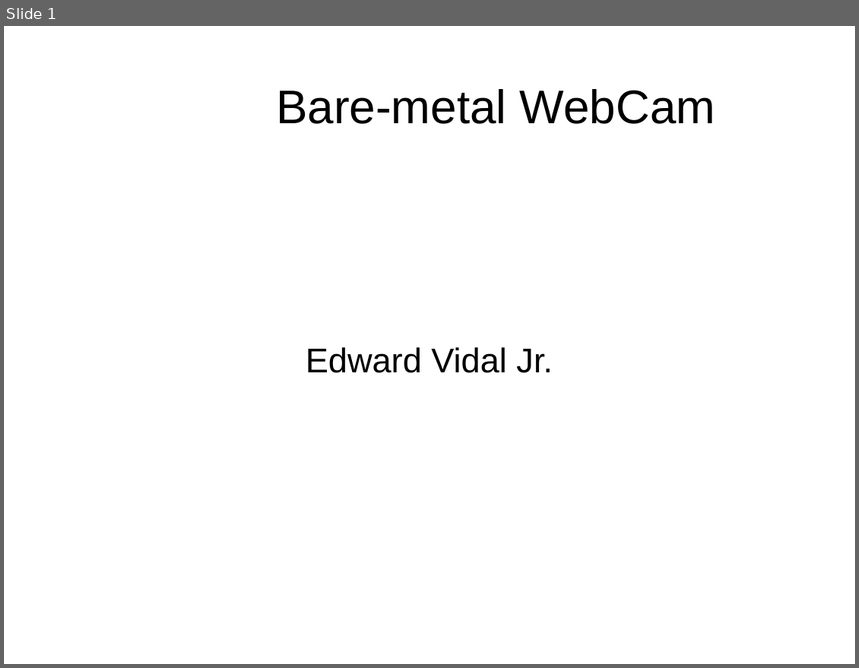
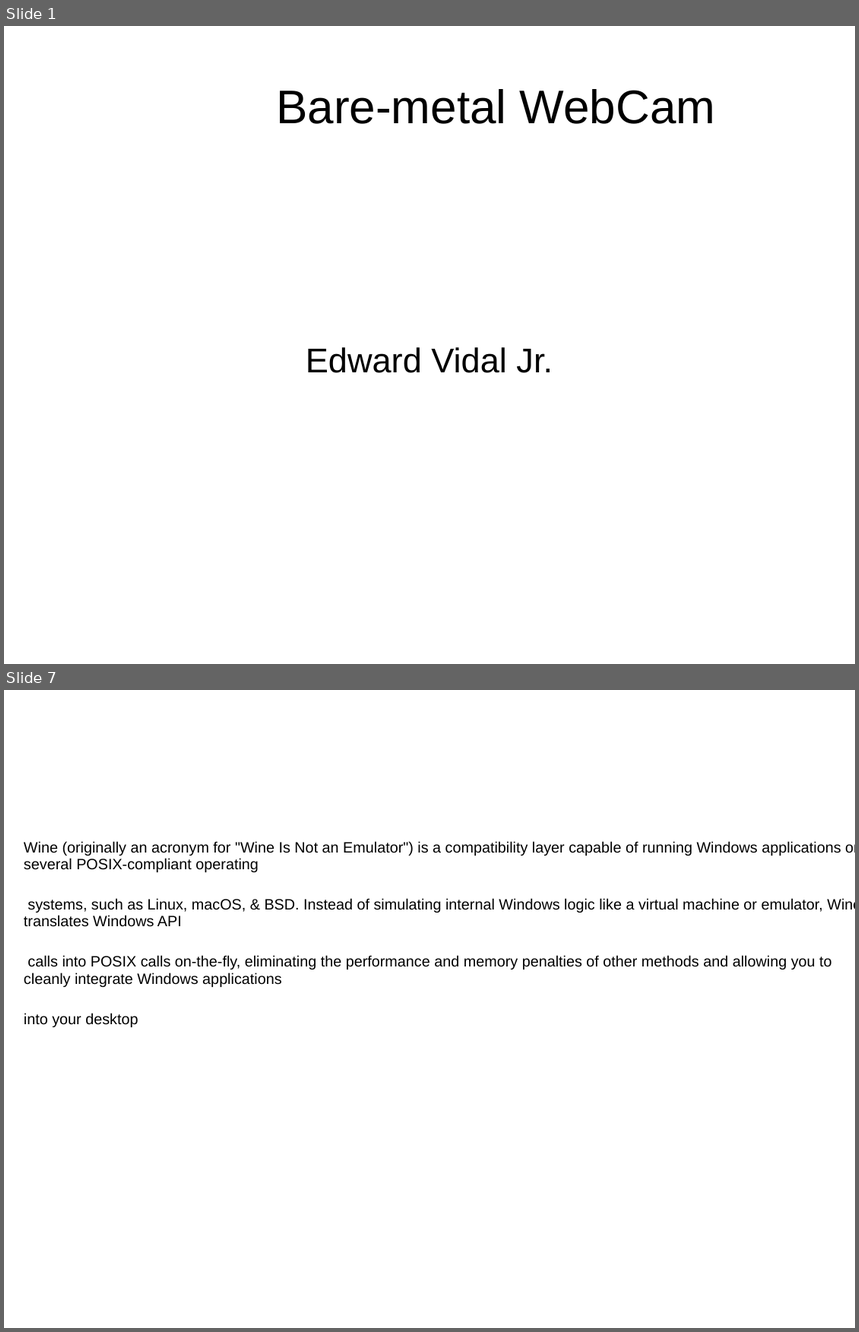
Before and after one commit to develone/EKIS, a slide deck: presentations/webcam.ppt. Shown one above the other, each under a label of ours: slide 1 before the commit, slides 1 and 7 after it; the slides between them are not shown. The pictures are 859x668 and 859x1332 pixels, drawn with LibreOffice and Linux fonts; fonts in the diff are those of the drawing. Boxes give left, top, right and bottom in pixels: in the first picture for what was removed or moved away, otherwise in the second. Text is boxed around its words. In the diff, an @@ line names an element or a change of style, - is before the commit and + after.

Commit message:
adding laz & fpc

```diff
--- a/presentations/webcam.ppt
+++ b/presentations/webcam.ppt
@@ slide 7 added at box(4, 690, 855, 1328), background #FFFFFF @@
@@ text added at box(24, 841, 855, 1027), 14 pt, text #000000 @@
+Wine (originally an acronym for "Wine Is Not an Emulator") is a compatibility layer capable of running Windows applications on several POSIX-compliant operating
+systems, such as Linux, macOS, & BSD. Instead of simulating internal Windows logic like a virtual machine or emulator, Wine translates Windows API
+calls into POSIX calls on-the-fly, eliminating the performance and memory penalties of other methods and allowing you to cleanly integrate Windows applications
+into your desktop
```
Also in this commit, not shown: 4 other slides added.
